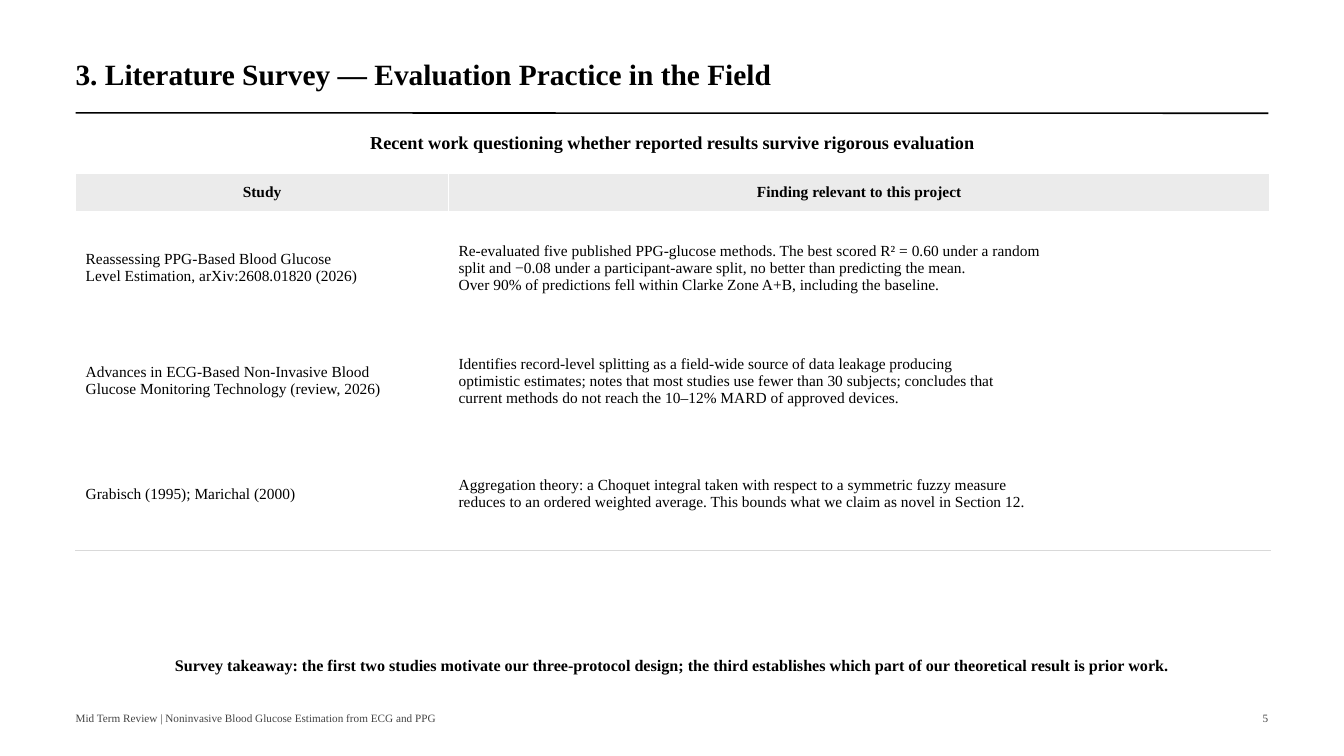
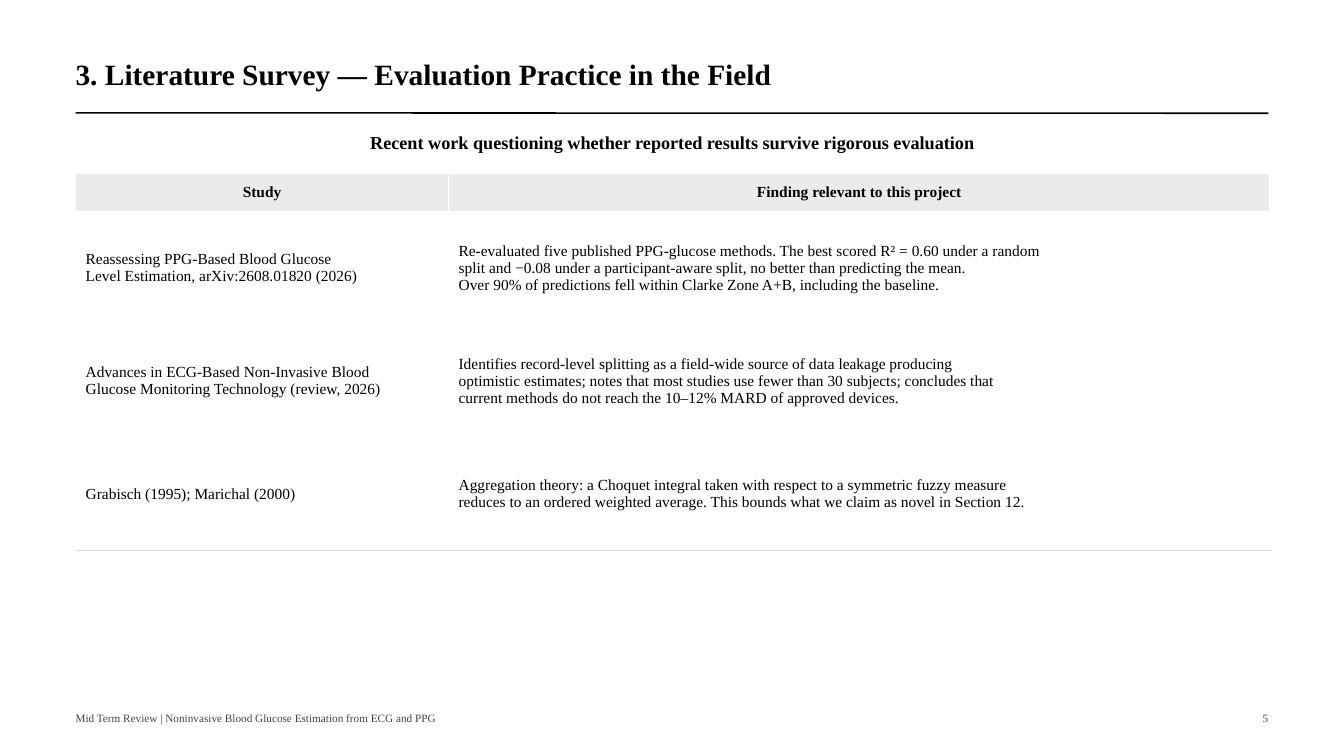
Before and after one commit to navtesh21/btp-project, a slide deck: slide 5 of deck/btp_midterm_review.pptx. Drawn at 1344x756 pixels with LibreOffice and Linux fonts; fonts in the diff are those of the drawing. Boxes give left, top, right and bottom in pixels: in the first picture for what was removed or moved away, otherwise in the second. Text is boxed around its words. In the diff, an @@ line names an element or a change of style, - is before the commit and + after.

```diff
--- a/deck/btp_midterm_review.pptx
+++ b/deck/btp_midterm_review.pptx
@@ text removed at (x1=175, y1=659, x2=1168, y2=675) @@
-Survey takeaway: the first two studies motivate our three-protocol design; the third establishes which part of our theoretical result is prior work.
```
Also in this commit, not shown: 11 other slides changed, 2 slides added, 1 slide removed, 2 other files.
